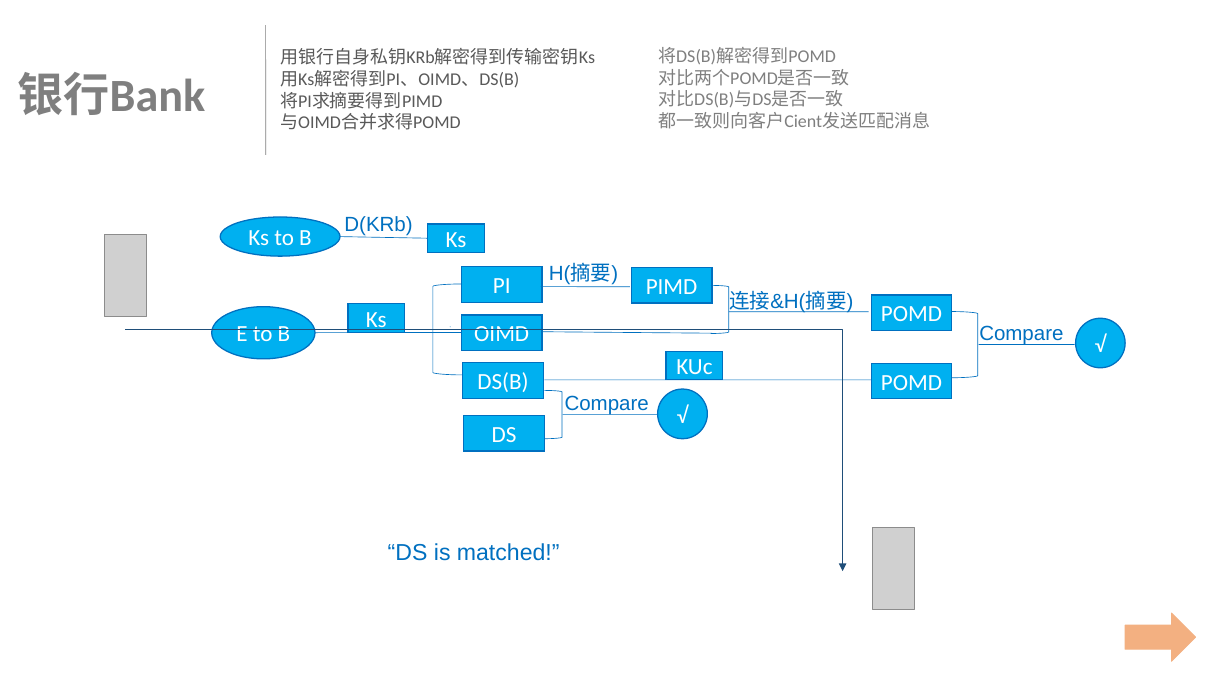
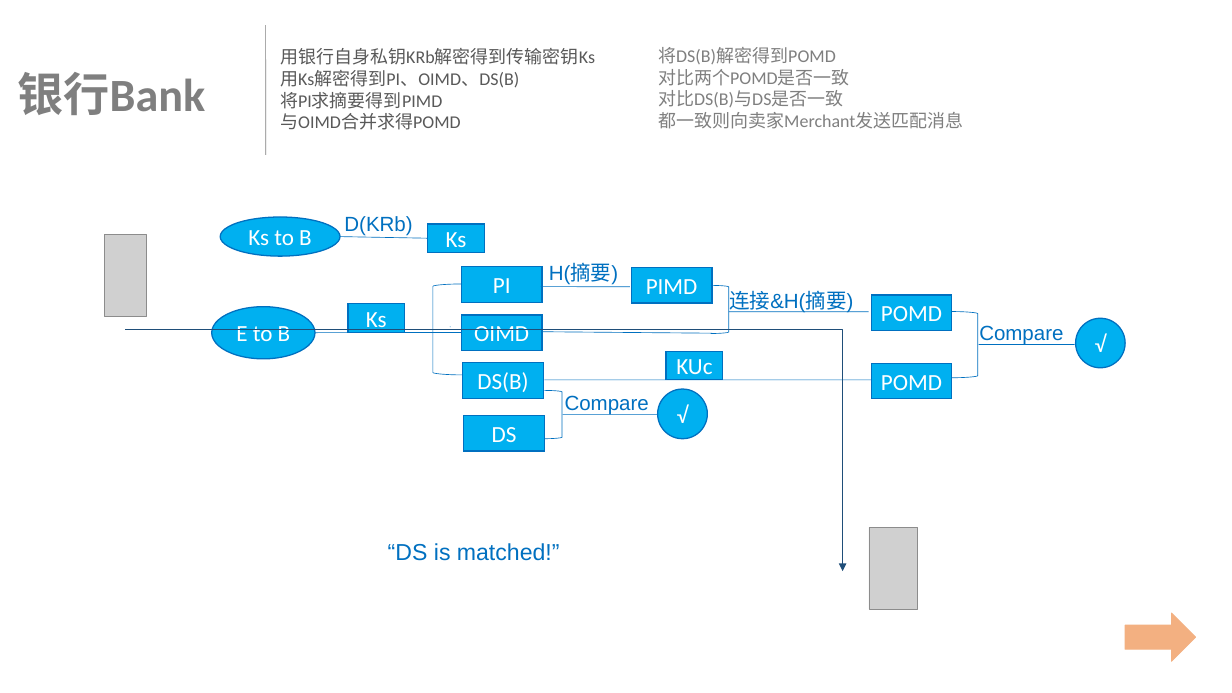
Before and after one commit to Jusot/cnscp, a slide deck: slide 6 of docs/网络安全.ppt (slide 5 before the commit). Drawn at 1232x693 pixels with LibreOffice and Linux fonts; fonts in the diff are those of the drawing; grey boxes stand for pictures; background and template pictures are left out. Boxes give left, top, right and bottom in pixels: in the first picture for what was removed or moved away, otherwise in the second. Text is boxed around its words. In the diff, an @@ line names an element or a change of style, - is before the commit and + after.

```diff
--- a/docs/网络安全.ppt
+++ b/docs/网络安全.ppt
@@ text at box(658, 112, 963, 129): text changed @@
-都一致则向客户Cient发送匹配消息
+都一致则向卖家Merchant发送匹配消息
@@ picture: place and size @@
-picture at box(873, 527, 914, 610)
+picture at box(869, 527, 918, 610)
```
Also in this commit, not shown: 2 other slides changed, 6 slides added, 1 slide removed, 2 other files.
